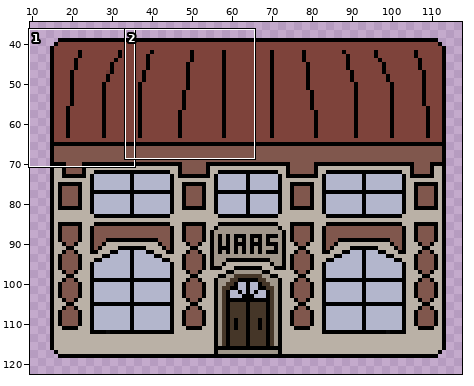
File history of a sprite sheet, assets/haas.PNG. The picture above shows the old version from afar; the outline marks the close-up.
Close-up. As it was:
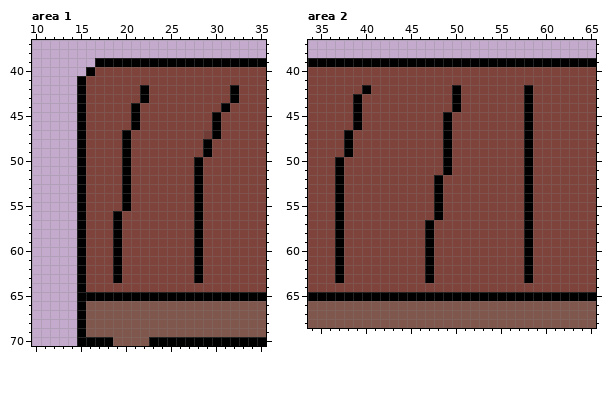
The file is 128x128 pixels. Colours within 5 levels of each other are drawn and written as one. Shown: area 1: x 10..35, y 37..70; area 2: x 34..65, y 37..68. The wide view leaves out empty margins. The commit also changed other parts of the picture, which this record leaves out.
After the commit:
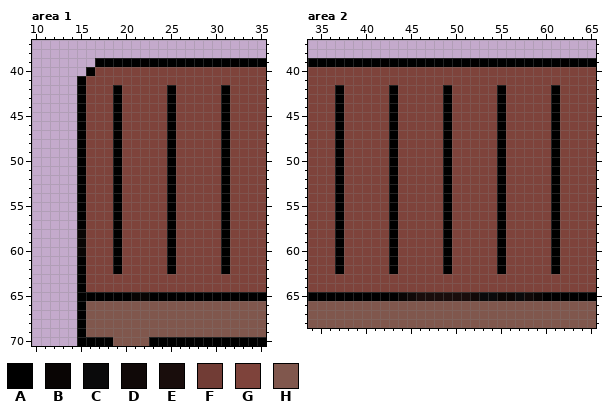
Palette (. is transparent): A #000000  B #090504  C #0a0a0b  D #100908  E #190d0c  F #713c35  G #7e433b  H #80574d
Difference:
Changed rows in their new state; - is an unchanged pixel.
Area 1:
first column x 15:
42 ----A--G--A-----AG
43 ----A--G--A-----AG
44 ----A-G---A-------
45 ----A-G---A----GA-
46 ----A-G---A----GA-
47 ----AG----A---GGA-
48 ----AG----A---G-A-
49 ----AG----A---G-A-
50 ----AG----A--G--A-
51 ----AG----A--G--A-
52 ----AG----A--G--A-
53 ----AG----A--G--A-
54 ----AG----A--G--A-
55 ----AG----A--G--A-
56 ----------A--G--A-
57 ----------A--G--A-
58 B---------A--G--A-
59 B---------A--G--A-
60 B---------A--G--A-
61 ----------A--G--A-
62 ----------A--G--A-
63 ----G--------G----
65 ------BB----------
Area 2:
first column x 37:
42 A--G--A-----AG----A--G--A
43 A-G---A-----AG----A--G--A
44 A-G---A-----AG----A--G--A
45 A-G---A-----------A--G--A
46 A-G---A-----------A--G--A
47 AG----A-----------A--G--A
48 AG----A-----------A--G--A
49 AG----A-----------A--G--A
50 ------A-----------A--G--A
51 ------A-----------A--G--A
52 ------A----GA-----A--G--A
53 ------A----GA-----A--G--A
54 ------A----GA-----A--G--A
55 ------A----GA-----A--G--A
56 ------A----GA-----A--G--A
57 ------A---G-A-----A--G--A
58 ------A---G-A-----A--G--A
59 ------A---G-A-----A--G--A
60 ------A---G-A-----A--G--A
61 ------A---G-A-----A--G--A
62 ------A---G-A-----A--G--A
63 G---------G----------G---
65 -------BDEEEEEEDCCBBCDB--
Changed places in both close-ups, as pixel boxes (x1, y1, x2, y2):
changed: (113, 85, 239, 301)
changed: (77, 229, 86, 256)
changed: (335, 85, 560, 301)
